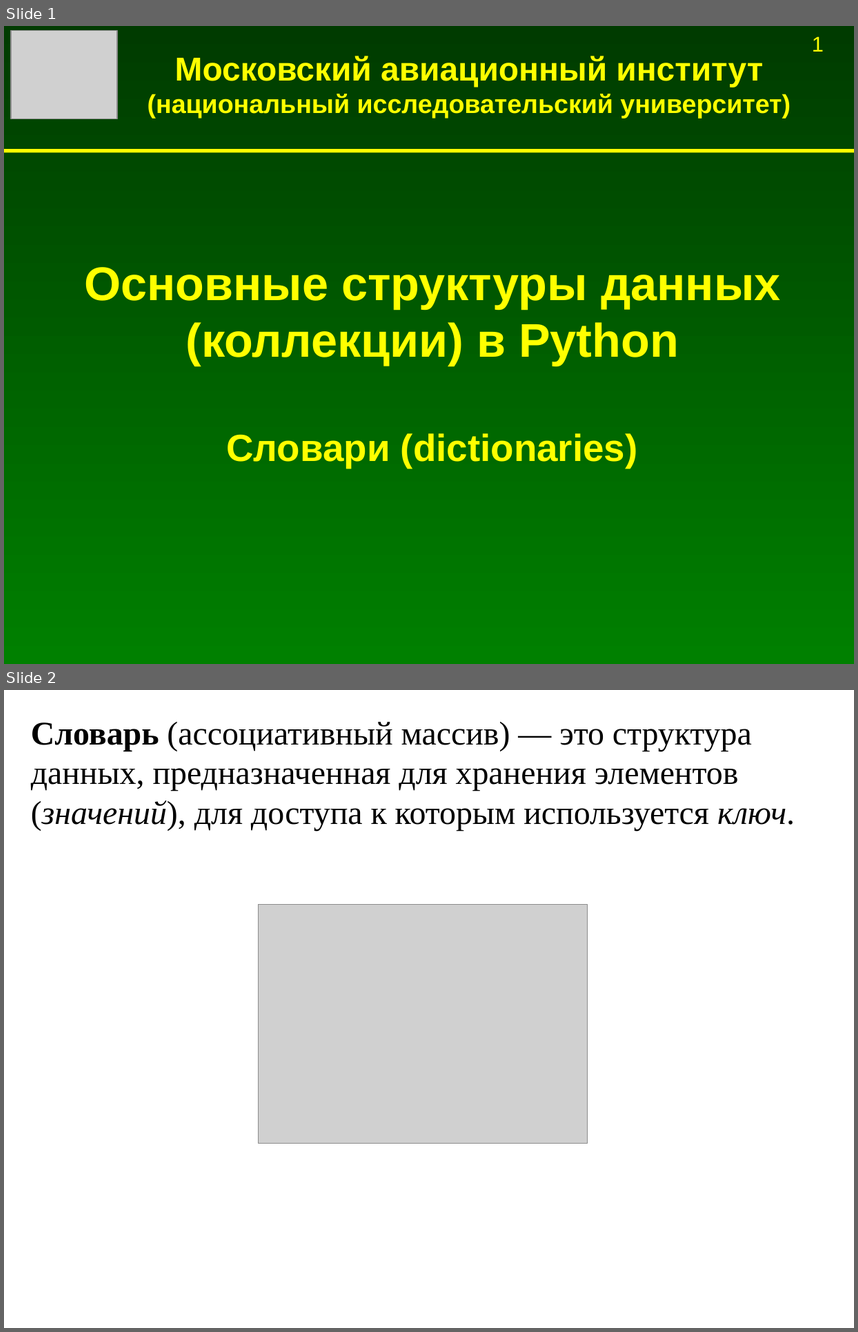
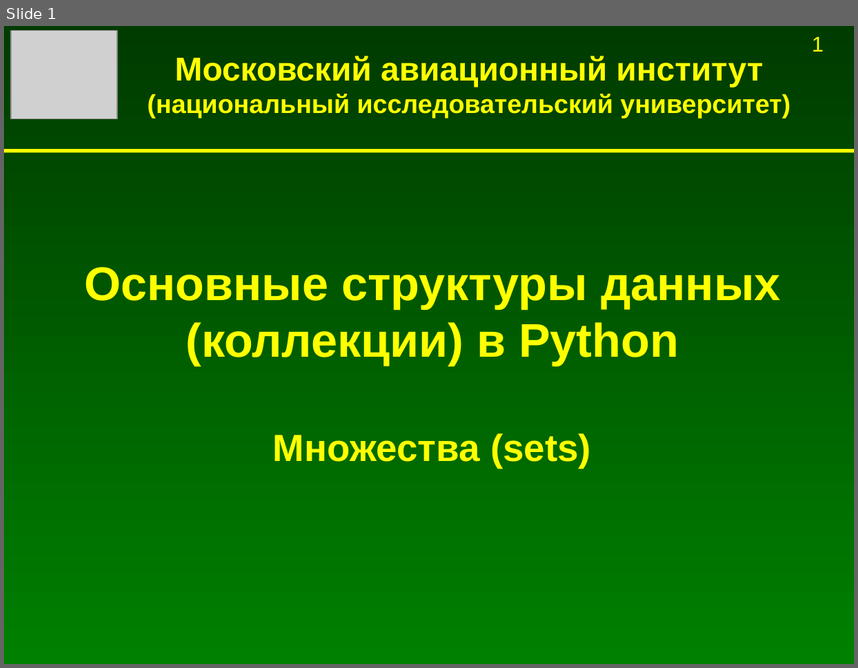
Before and after one commit to Jenyay/modelling, a slide deck: python language/presentations/08. Basic data structures. Sets.odp. Shown one above the other, each under a label of ours: slides 1 and 2 before the commit, slide 1 after it. The pictures are 858x1332 and 858x668 pixels, drawn with LibreOffice and Linux fonts; fonts in the diff are those of the drawing; grey boxes stand for pictures. Boxes give left, top, right and bottom in pixels: in the first picture for what was removed or moved away, otherwise in the second. Text is boxed around its words. In the diff, an @@ line names an element or a change of style, - is before the commit and + after.

Commit message:
Обновление презентации про множества

```diff
--- a/python language/presentations/08. Basic data structures. Sets.odp
+++ b/python language/presentations/08. Basic data structures. Sets.odp
@@ slide 2 removed at <box>4,690,854,1328</box>, background #FFFFFF @@
@@ text removed at <box>31,722,795,831</box> @@
-Словарь (ассоциативный массив) — это структура данных, предназначенная для хранения элементов (значений), для доступа к которым используется ключ.
@@ picture removed at <box>258,904,587,1143</box> @@
@@ slide 1 changed as well @@
@@ text at <box>273,433,591,468</box>: text changed @@
-Словари (dictionaries)
+Множества (sets)
```
Also in this commit, not shown: 1 other slide changed, 2 slides added, 38 other slides removed.
